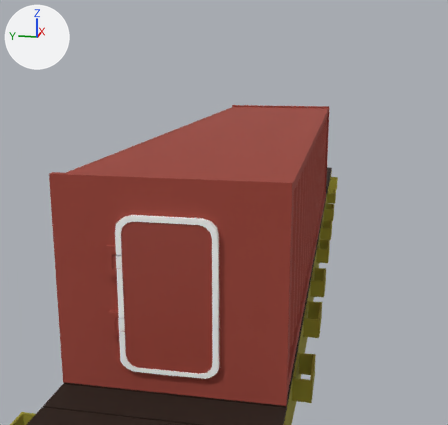
Renders of the Blender file models/control_crate/control_crate.blend from each side of a commit.
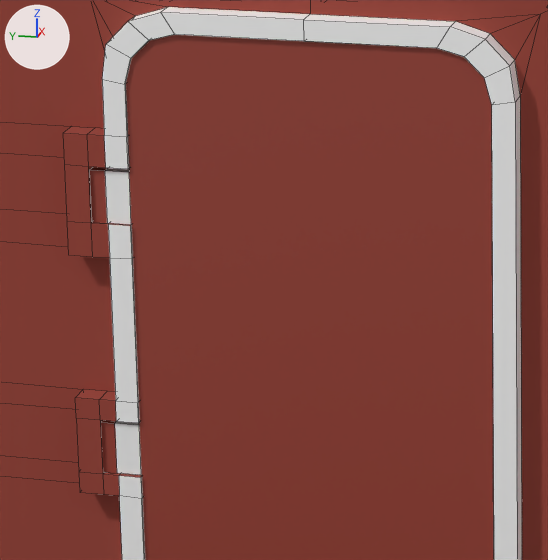
Each version appears first whole from a camera (50 mm lens) standing at (-12.33, -1.93, 3.87) and looking at (-0.48, 0.44, 0.9), and next in a close-up on the part from 20% to 50% of the width and 50% to 83% of the height. Lighting does not change. The marker at upper left points along +X, +Y and +Z. The close-ups show mesh edges as thin lines.

Names of what the first close-up shows: 'Cube.001', 'Door'.
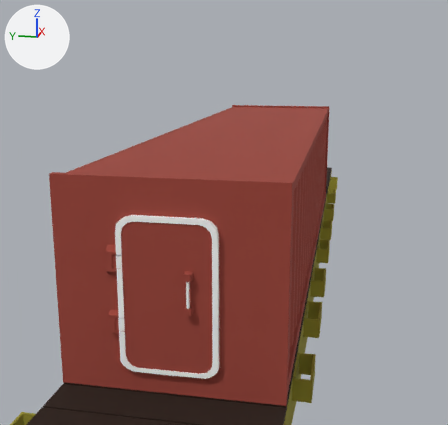
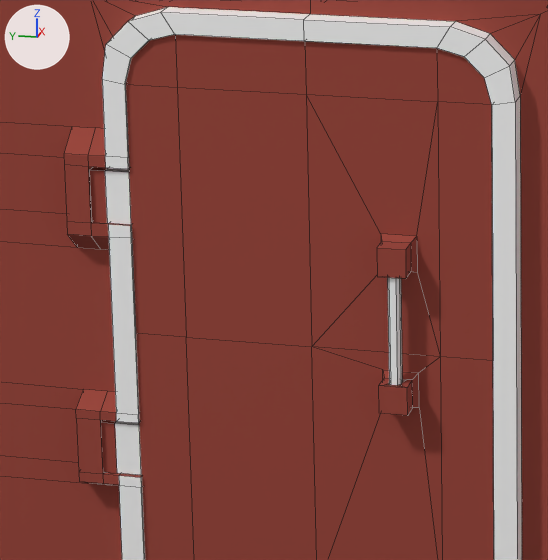
What changed in the scene script:
```text
Change me_cube_001:
    used by ob_cube_001; location = (-5.863, 0.0, 1.314)
    verts and faces of me_cube_001; kept vertices keep their numbers, new ones are numbered from 249
    before: 130 (-0.05, 0.59, -0.9), 140 (-0.12, 0.52, -0.82), 150 (-0.12, 0.59, -0.9), 171 (-0.05, 0.59, -0.52), 175 (-0.12, 0.52, -0.52) at pixel (140, 477)
    before: 179 (-0.12, 0.59, -0.52) at pixel (118, 475), 219 (-0.05, 0.59, -0.59), 229 (-0.12, 0.59, -0.59) at pixel (119, 496), 233 (-0.12, 0.64, -0.59) at pixel (103, 494), 237 (-0.12, 0.71, -0.59) at pixel (79, 492)
    before: 247 (-0.12, 0.52, -0.59) at pixel (141, 498), 248 (-0.12, 0.59, -0.59) at pixel (119, 495)
    before: 185 (-0.12, 0.52, 0.51) at pixel (126, 137), 186 (-0.12, 0.59, 0.51) at pixel (104, 135), 206 (-0.12, 0.64, 0.51) at pixel (86, 134), 207 (-0.12, 0.71, 0.51) at pixel (62, 133)
    before: 192 (-0.12, 0.52, 0.14) at pixel (131, 259), 193 (-0.12, 0.59, 0.14) at pixel (109, 258), 212 (-0.12, 0.64, 0.14) at pixel (92, 257), 213 (-0.12, 0.71, 0.14) at pixel (68, 255), 228 (-0.12, 0.59, -0.29) at pixel (115, 400)
    before: 231 (-0.12, 0.64, -0.29) at pixel (99, 399), 235 (-0.12, 0.71, -0.29) at pixel (75, 397), 242 (-0.12, 0.52, -0.29) at pixel (137, 402)
    remove me_cube_001.from_pydata(...)  # 249 vertices, 242 faces; spans x -0.12..0.12, y -1.37..1.37, z -1.3..1.3
    add me_cube_001.from_pydata(...)  # 248 vertices, 242 faces; spans x -0.12..0.12, y -1.37..1.37, z -1.3..1.3
    me_cube_001 part 1
    add delete_vertices([248])  # with the faces that use them
    add for i in [229, 233, 237, 247]: verts[i] += (0.0, 0.0, 0.04)
    add faces += [(130, 150, 229, 179, 171, 219), (140, 247, 229, 150), (175, 179, 229, 247)]
    me_cube_001 part 2
    add for i in [186, 206, 207]: verts[i] += (0.0, 0.0, -0.06)
    add verts[185] = (-0.12, 0.52, 0.44)  # moved, pixel (127, 157)
    me_cube_001 part 3
    add for i in [192, 193, 212, 213]: verts[i] += (0.0, 0.0, 0.07)
    add for i in [228, 231, 235, 242]: verts[i] += (0.0, 0.0, -0.04)
Change me_cube_010:
    used by ob_door_001; location = (0.0, 0.0, 0.915)
    remove me_cube_010.from_pydata(...)  # 60 vertices, 40 faces; spans x -0.05..0.05, y -1.14..0.02, z -0.91..0.87
    add me_cube_010.from_pydata(...)  # 130 vertices, 119 faces; spans x -0.13..0.05, y -1.14..0.02, z -0.91..0.87
    me_cube_010 part 4
    4 faces are deleted
    34 vertices are added at x -0.13..0.05, y -0.93..-0.09, z -0.18..0.33
    6 new vertices lie (0.0, 0.0, -0.15) away from vertices in x -0.05..0.05, y -0.99..-0.24, z 0.87
    8 new vertices lie (0.0, 0.0, -0.74) away from vertices in x -0.05..0.05, y -1.14..-0.24, z 0.72
    6 new vertices lie (0.0, 0.0, 0.15) away from vertices in x -0.05..0.05, y -0.99..-0.24, z -0.91
    8 new vertices lie (0.06, 0.0, 0.0) away from vertices in x -0.13, y -0.91..-0.83, z -0.17..0.32
    8 new vertices lie (0.0, 0.0, 0.32) away from vertices in x -0.12..-0.08, y -0.89..-0.86, z -0.09
    83 new faces join them
```

Pixel boxes [x1, y1, x2, y2] of what changed, in the close-ups (548 x 560 px; the box of a moved part takes in the faces that stretch with it):
'Door', reshaped
    both: [90, 35, 494, 560]
part 1 of me_cube_001, moved or reshaped
    both: [79, 472, 145, 560]
part 2 of me_cube_001, moved or reshaped
    before: [63, 79, 129, 169]
    after: [64, 79, 129, 169]
part 3 of me_cube_001, moved or reshaped
    both: [67, 222, 140, 423]
part 4 of me_cube_010, built on
    both: [127, 35, 494, 560]
